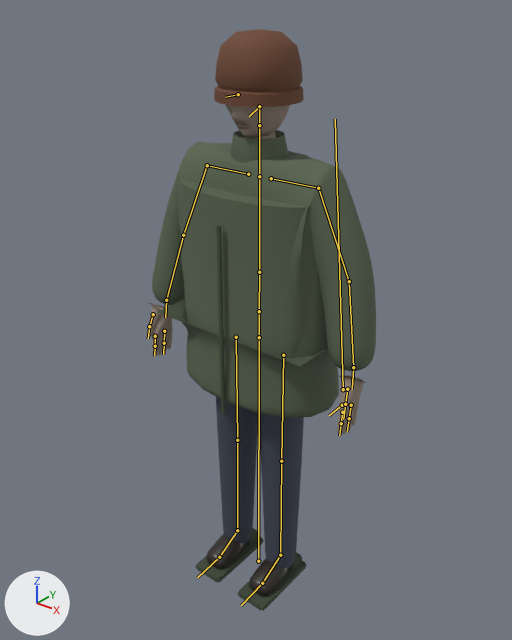
An edit to the glTF model models/city/people/janitor.glb, drawn before and after from the same camera.
Both versions are drawn from a camera (50 mm lens) standing at (1.189, -1.503, 1.888) and looking at (-0.002, -0.014, 0.965). Lighting does not change. The marker at lower left points along +X, +Y and +Z. The first picture is the older version. The bones that change, and the others that lie on the model, are drawn over the model as lines.

Objects in the first picture: 'human_noir'.
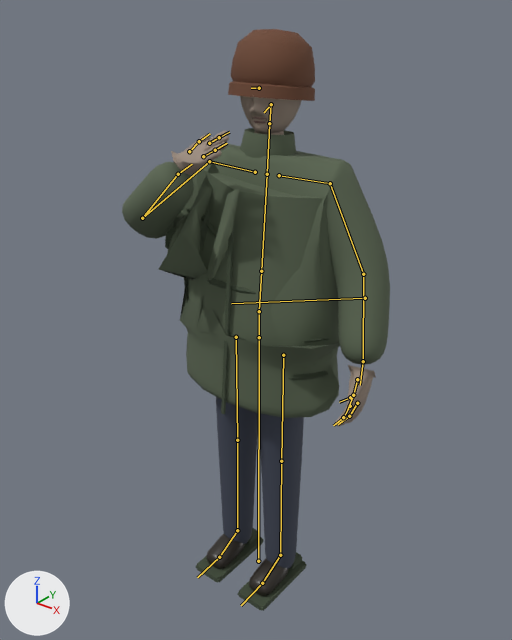
The newer file adds an action. The first version stands in its rest pose; the second is drawn at frame 6 of the action 'hand_recoil'.

Where the change shows, as pixel boxes [x1, y1, x2, y2] in the pictures (512 x 640 px):
'human_noir', posed (17% wider): before [147, 29, 376, 611]; after [122, 29, 390, 611]
bone 'spine', root to tip: before (259, 311) to (259, 272); after (259, 311) to (261, 271)
bone 'head', root to tip: before (259, 125) to (259, 106); after (269, 123) to (271, 104)
bone 'upper_arm.L', root to tip: before (318, 188) to (349, 281); after (330, 183) to (363, 274)
bone 'forearm.L', root to tip: before (349, 281) to (353, 367); after (363, 274) to (363, 361)
bone 'fingers_1.L', root to tip: before (351, 405) to (349, 418); after (357, 403) to (349, 416)
bone 'fingers_2.L', root to tip: before (349, 418) to (347, 432); after (349, 416) to (338, 424)
bone 'index_1.L', root to tip: before (342, 412) to (341, 423); after (350, 406) to (343, 417)
bone 'index_2.L', root to tip: before (341, 423) to (339, 435); after (343, 417) to (333, 425)
bone 'thumb_2.L', root to tip: before (345, 404) to (343, 419); after (353, 395) to (347, 410)
bone 'shoulder.R', root to tip: before (248, 174) to (207, 165); after (255, 172) to (209, 161)
bone 'upper_arm.R', root to tip: before (207, 165) to (183, 235); after (209, 161) to (142, 218)
bone 'forearm.R', root to tip: before (183, 235) to (166, 300); after (142, 218) to (178, 174)

Patch to the scene script:
```diff
--- a/models/city/people/janitor.glb.py
+++ b/models/city/people/janitor.glb.py
@@ bone_spine @@
 bone_spine = bpy.data.objects['human_rig'].pose.bones['spine']  # child of 'pelvis'
-bone_spine.rotation_quaternion = (1.0, 0.0, 0.0, 0.0)  # degrees (0, 0, 0)
+bone_spine.rotation_quaternion = (0.997, -0.048, 0.066, 0.003)  # degrees (-6, 8, 0)
@@ bone_head @@
 bone_head = bpy.data.objects['human_rig'].pose.bones['head']  # child of 'neck'
-bone_head.rotation_quaternion = (1.0, 0.0, 0.0, 0.0)  # degrees (0, 0, 0)
+bone_head.rotation_quaternion = (0.998, -0.023, 0.057, 0.001)  # degrees (-3, 6, 0)
@@ bone_upper_arm_l @@
 bone_upper_arm_l = bpy.data.objects['human_rig'].pose.bones['upper_arm.L']  # child of 'shoulder.L'
-bone_upper_arm_l.rotation_quaternion = (1.0, 0.0, 0.0, 0.0)  # degrees (0, 0, 0)
+bone_upper_arm_l.rotation_quaternion = (0.999, 0.0, 0.0, -0.044)  # degrees (0, 0, -5)
@@ bone_forearm_l @@
 bone_forearm_l = bpy.data.objects['human_rig'].pose.bones['forearm.L']  # child of 'upper_arm.L'
-bone_forearm_l.rotation_quaternion = (1.0, 0.0, 0.0, 0.0)  # degrees (0, 0, 0)
+bone_forearm_l.rotation_quaternion = (0.996, -0.087, 0.0, 0.0)  # degrees (-10, 0, 0)
@@ bone_fingers_1_l @@
 bone_fingers_1_l = bpy.data.objects['human_rig'].pose.bones['fingers_1.L']  # child of 'hand.L'
-bone_fingers_1_l.rotation_quaternion = (1.0, 0.0, 0.0, 0.0)  # degrees (0, 0, 0)
+bone_fingers_1_l.rotation_quaternion = (0.986, 0.0, 0.0, 0.169)  # degrees (0, 0, 20)
@@ bone_fingers_2_l @@
 bone_fingers_2_l = bpy.data.objects['human_rig'].pose.bones['fingers_2.L']  # child of 'fingers_1.L'
-bone_fingers_2_l.rotation_quaternion = (1.0, 0.0, 0.0, 0.0)  # degrees (0, 0, 0)
+bone_fingers_2_l.rotation_quaternion = (0.982, 0.0, 0.0, 0.191)  # degrees (0, 0, 22)
@@ bone_index_1_l @@
 bone_index_1_l = bpy.data.objects['human_rig'].pose.bones['index_1.L']  # child of 'hand.L'
-bone_index_1_l.rotation_quaternion = (1.0, 0.0, 0.0, 0.0)  # degrees (0, 0, 0)
+bone_index_1_l.rotation_quaternion = (0.987, 0.0, 0.0, 0.163)  # degrees (0, 0, 19)
@@ bone_index_2_l @@
 bone_index_2_l = bpy.data.objects['human_rig'].pose.bones['index_2.L']  # child of 'index_1.L'
-bone_index_2_l.rotation_quaternion = (1.0, 0.0, 0.0, 0.0)  # degrees (0, 0, 0)
+bone_index_2_l.rotation_quaternion = (0.983, 0.0, 0.0, 0.184)  # degrees (0, 0, 21)
@@ bone_thumb_2_l @@
 bone_thumb_2_l = bpy.data.objects['human_rig'].pose.bones['thumb_2.L']  # child of 'thumb_1.L'
-bone_thumb_2_l.rotation_quaternion = (1.0, 0.0, 0.0, 0.0)  # degrees (0, 0, 0)
+bone_thumb_2_l.rotation_quaternion = (0.997, 0.0, 0.0, 0.072)  # degrees (0, 0, 8)
@@ bone_shoulder_r @@
 bone_shoulder_r = bpy.data.objects['human_rig'].pose.bones['shoulder.R']  # child of 'spine2'
-bone_shoulder_r.rotation_quaternion = (1.0, 0.0, 0.0, 0.0)  # degrees (0, 0, 0)
+bone_shoulder_r.rotation_quaternion = (0.999, 0.034, 0.0, 0.0)  # degrees (4, 0, 0)
@@ bone_upper_arm_r @@
 bone_upper_arm_r = bpy.data.objects['human_rig'].pose.bones['upper_arm.R']  # child of 'shoulder.R'
-bone_upper_arm_r.rotation_quaternion = (1.0, 0.0, 0.0, 0.0)  # degrees (0, 0, 0)
+bone_upper_arm_r.rotation_quaternion = (0.92, -0.318, -0.074, 0.215)  # degrees (-38, 0, 26)
@@ bone_forearm_r @@
 bone_forearm_r = bpy.data.objects['human_rig'].pose.bones['forearm.R']  # child of 'upper_arm.R'
-bone_forearm_r.rotation_quaternion = (1.0, 0.0, 0.0, 0.0)  # degrees (0, 0, 0)
+bone_forearm_r.rotation_quaternion = (0.589, -0.808, 0.0, 0.0)  # degrees (-108, 0, 0)
```
